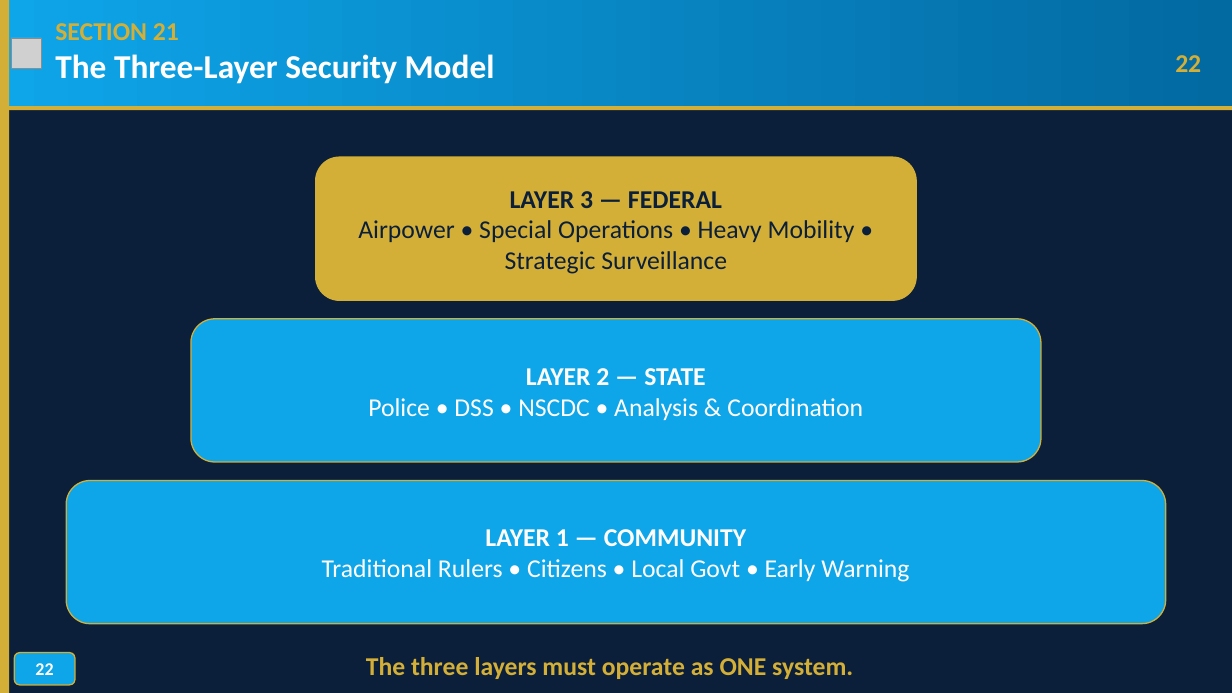
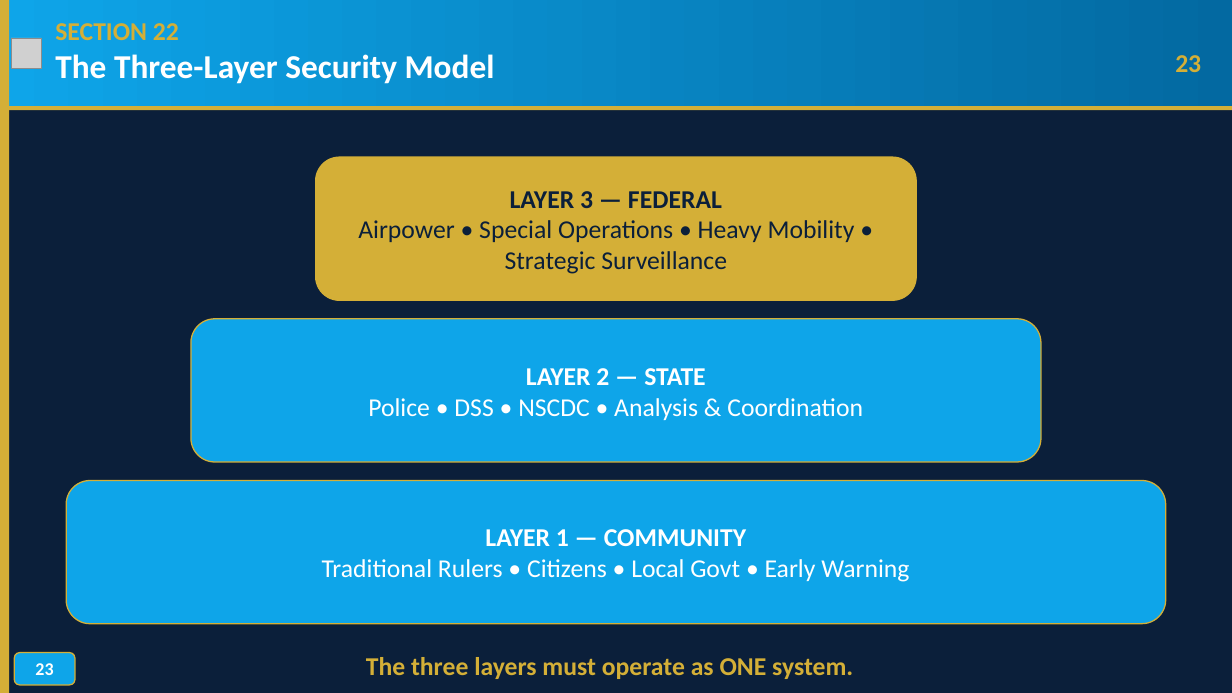
Before and after one commit to TOMDEGGS/BETONIQ-WEST-, a slide deck: slide 23 of avm_morgan_docs/AVM_MORGAN_SECURITY_KEYNOTE_ADDRESS_V4_MOD_AUG31.pptx (slide 22 before the commit). Drawn at 1232x693 pixels with LibreOffice and Linux fonts; fonts in the diff are those of the drawing; grey boxes stand for pictures; background and template pictures are left out. Boxes give left, top, right and bottom in pixels: in the first picture for what was removed or moved away, otherwise in the second. Text is boxed around its words. In the diff, an @@ line names an element or a change of style, - is before the commit and + after.

Commit message:
Add Section Seven: The Britain and Israel Model - proactive intelligence to nip threats in the bud (CONTEST/JTAC/Prevent + Israeli collaborative fusion doctrine). Renumbered all subsequent sections across script, HTML canvas (29->30 slides) and PPTX (29->30 slides). Added new Harvard-style references (HM Government CONTEST 2023, UK Home Office Prevent Duty 2023, Byman 2011, Israel Security Agency 2024).

```diff
--- a/avm_morgan_docs/AVM_MORGAN_SECURITY_KEYNOTE_ADDRESS_V4_MOD_AUG31.pptx
+++ b/avm_morgan_docs/AVM_MORGAN_SECURITY_KEYNOTE_ADDRESS_V4_MOD_AUG31.pptx
@@ text at box(55, 23, 179, 40): text changed @@
-SECTION 21
+SECTION 22
@@ text at box(1175, 55, 1201, 72): text changed @@
-22
+23
@@ text in rounded rectangle at box(35, 663, 53, 675): text changed @@
-22
+23
```
Also in this commit, not shown: 27 other slides changed, 1 slide added, 3 other files.
